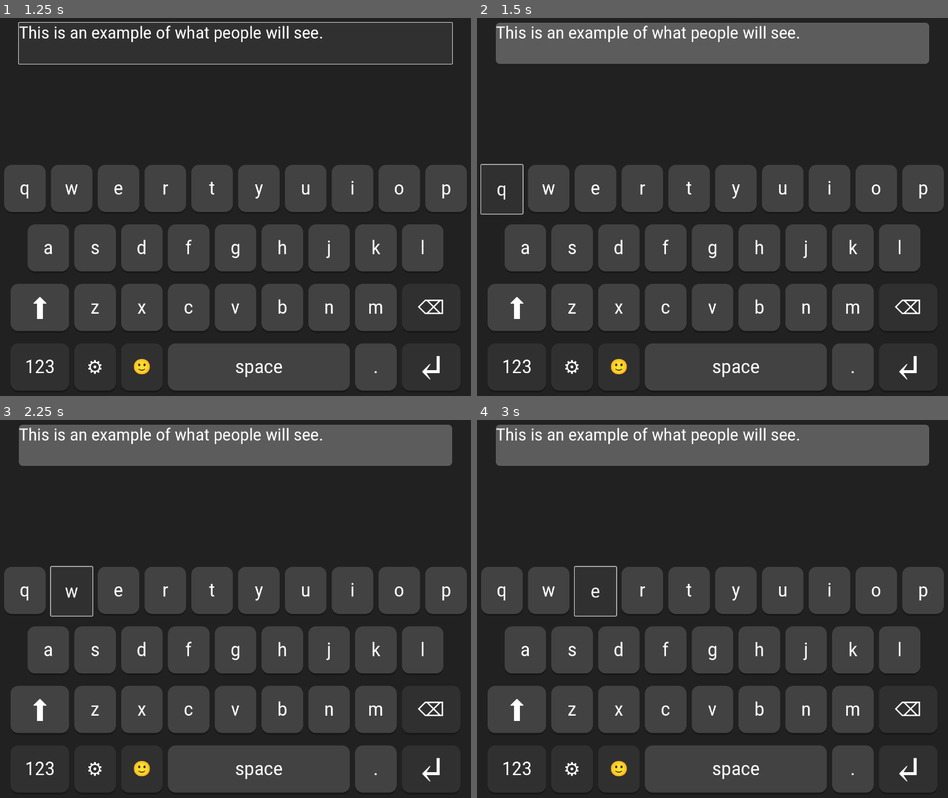
Above: before the commit, frames 1-4 (two rows, left to right).
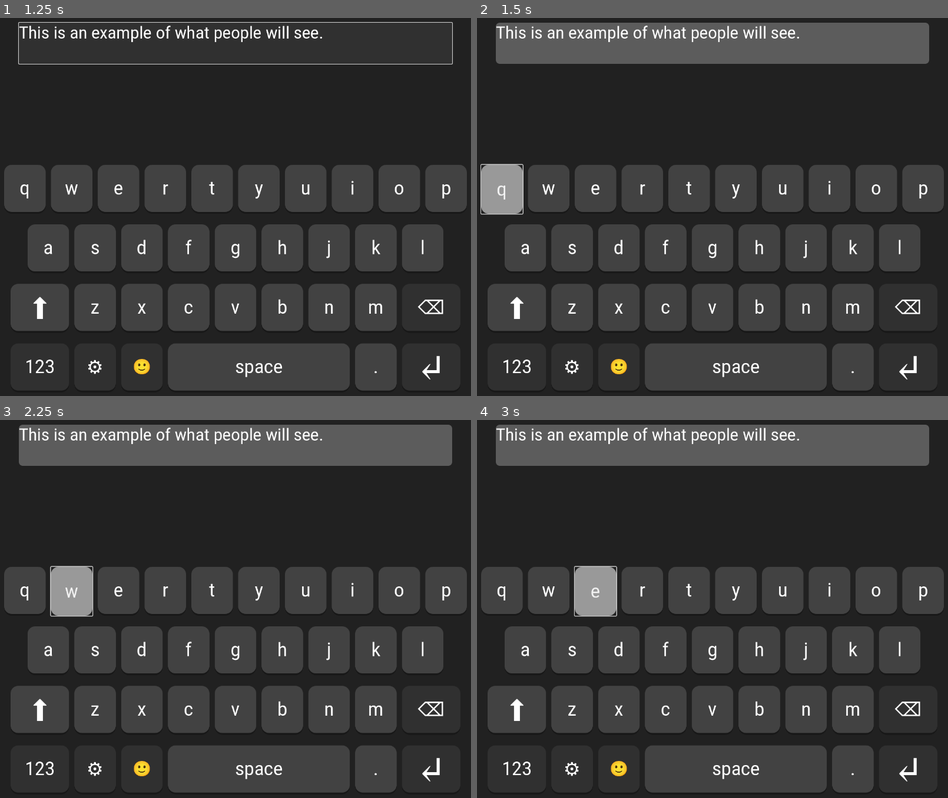
Above: after the commit, the same moments.

Repository: thugs-4-less/Godot-Keyboard
Game: Godot game, scene res://keyboard.tscn
Same seed, same stepped clock (60 frames per second), same inputs: the game is played once before the commit and once after it.
Inputs (mouse positions are in pixels of both pictures, inside the frame that each line leads up to):
- Up to frame 1 (1.25 s): click (235, 44) at 0.5 s
- Up to frame 2 (1.5 s): click "q" at 1.25 s
- Up to frame 3 (2.25 s): click "w" at 2 s
- Up to frame 4 (3 s): click "e" at 2.75 s

Frame 1 is identical in both runs. In frame 2, 1.1% of the frame differs, in the area x 0-10%, y 38-52%; in frame 3, 1.1%; in frame 4, 1.1%, in the area x 20-30%, y 38-52%.

Commit message:
Adjusted button texture changes

Diff:
--- a/keyboard.tscn
+++ b/keyboard.tscn
@@ -8,6 +8,14 @@
 corner_radius_top_right = 10
 corner_radius_bottom_right = 10
 corner_radius_bottom_left = 10
+
+[sub_resource type="StyleBoxFlat" id="StyleBoxFlat_dutb4"]
+corner_radius_top_left = 20
+corner_radius_top_right = 20
+corner_radius_bottom_right = 20
+corner_radius_bottom_left = 20
+
+[sub_resource type="StyleBoxEmpty" id="StyleBoxEmpty_yo7bg"]
 
 [sub_resource type="StyleBoxFlat" id="StyleBoxFlat_6veuu"]
 bg_color = Color(0.258824, 0.258824, 0.258824, 1)
@@ -121,6 +129,8 @@
 theme_override_colors/font_color = Color(1, 1, 1, 1)
 theme_override_fonts/font = ExtResource("1_yo7bg")
 theme_override_font_sizes/font_size = 50
+theme_override_styles/hover = SubResource("StyleBoxFlat_dutb4")
+theme_override_styles/pressed = SubResource("StyleBoxEmpty_yo7bg")
 theme_override_styles/normal = SubResource("StyleBoxFlat_6veuu")
 text = "q"
 
@@ -130,6 +140,8 @@
 theme_override_colors/font_color = Color(1, 1, 1, 1)
 theme_override_fonts/font = ExtResource("1_yo7bg")
 theme_override_font_sizes/font_size = 50
+theme_override_styles/hover = SubResource("StyleBoxFlat_dutb4")
+theme_override_styles/pressed = SubResource("StyleBoxEmpty_yo7bg")
 theme_override_styles/normal = SubResource("StyleBoxFlat_6veuu")
 text = "w"
 
@@ -139,6 +151,8 @@
 theme_override_colors/font_color = Color(1, 1, 1, 1)
 theme_override_fonts/font = ExtResource("1_yo7bg")
 theme_override_font_sizes/font_size = 50
+theme_override_styles/hover = SubResource("StyleBoxFlat_dutb4")
+theme_override_styles/pressed = SubResource("StyleBoxEmpty_yo7bg")
 theme_override_styles/normal = SubResource("StyleBoxFlat_6veuu")
 text = "e"
 
@@ -148,6 +162,8 @@
 theme_override_colors/font_color = Color(1, 1, 1, 1)
 theme_override_fonts/font = ExtResource("1_yo7bg")
 theme_override_font_sizes/font_size = 50
+theme_override_styles/hover = SubResource("StyleBoxFlat_dutb4")
+theme_override_styles/pressed = SubResource("StyleBoxEmpty_yo7bg")
 theme_override_styles/normal = SubResource("StyleBoxFlat_6veuu")
 text = "r"
 
@@ -157,6 +173,8 @@
 theme_override_colors/font_color = Color(1, 1, 1, 1)
 theme_override_fonts/font = ExtResource("1_yo7bg")
 theme_override_font_sizes/font_size = 50
+theme_override_styles/hover = SubResource("StyleBoxFlat_dutb4")
+theme_override_styles/pressed = SubResource("StyleBoxEmpty_yo7bg")
 theme_override_styles/normal = SubResource("StyleBoxFlat_6veuu")
 text = "t"
 
@@ -166,6 +184,8 @@
 theme_override_colors/font_color = Color(1, 1, 1, 1)
 theme_override_fonts/font = ExtResource("1_yo7bg")
 theme_override_font_sizes/font_size = 50
+theme_override_styles/hover = SubResource("StyleBoxFlat_dutb4")
+theme_override_styles/pressed = SubResource("StyleBoxEmpty_yo7bg")
 theme_override_styles/normal = SubResource("StyleBoxFlat_6veuu")
 text = "y"
 
@@ -175,6 +195,8 @@
 theme_override_colors/font_color = Color(1, 1, 1, 1)
 theme_override_fonts/font = ExtResource("1_yo7bg")
 theme_override_font_sizes/font_size = 50
+theme_override_styles/hover = SubResource("StyleBoxFlat_dutb4")
+theme_override_styles/pressed = SubResource("StyleBoxEmpty_yo7bg")
 theme_override_styles/normal = SubResource("StyleBoxFlat_6veuu")
 text = "u"
 
@@ -184,6 +206,8 @@
 theme_override_colors/font_color = Color(1, 1, 1, 1)
 theme_override_fonts/font = ExtResource("1_yo7bg")
 theme_override_font_sizes/font_size = 50
+theme_override_styles/hover = SubResource("StyleBoxFlat_dutb4")
+theme_override_styles/pressed = SubResource("StyleBoxEmpty_yo7bg")
 theme_override_styles/normal = SubResource("StyleBoxFlat_6veuu")
 text = "i"
 
@@ -193,6 +217,8 @@
 theme_override_colors/font_color = Color(1, 1, 1, 1)
 theme_override_fonts/font = ExtResource("1_yo7bg")
 theme_override_font_sizes/font_size = 50
+theme_override_styles/hover = SubResource("StyleBoxFlat_dutb4")
+theme_override_styles/pressed = SubResource("StyleBoxEmpty_yo7bg")
 theme_override_styles/normal = SubResource("StyleBoxFlat_6veuu")
 text = "o"
 
@@ -202,6 +228,8 @@
 theme_override_colors/font_color = Color(1, 1, 1, 1)
 theme_override_fonts/font = ExtResource("1_yo7bg")
 theme_override_font_sizes/font_size = 50
+theme_override_styles/hover = SubResource("StyleBoxFlat_dutb4")
+theme_override_styles/pressed = SubResource("StyleBoxEmpty_yo7bg")
 theme_override_styles/normal = SubResource("StyleBoxFlat_6veuu")
 text = "p"
 
@@ -216,6 +244,8 @@
 theme_override_colors/font_color = Color(1, 1, 1, 1)
 theme_override_fonts/font = ExtResource("1_yo7bg")
 theme_override_font_sizes/font_size = 50
+theme_override_styles/hover = SubResource("StyleBoxFlat_dutb4")
+theme_override_styles/pressed = SubResource("StyleBoxEmpty_yo7bg")
 theme_override_styles/normal = SubResource("StyleBoxFlat_6veuu")
 text = "a"
 
@@ -225,6 +255,8 @@
 theme_override_colors/font_color = Color(1, 1, 1, 1)
 theme_override_fonts/font = ExtResource("1_yo7bg")
 theme_override_font_sizes/font_size = 50
+theme_override_styles/hover = SubResource("StyleBoxFlat_dutb4")
+theme_override_styles/pressed = SubResource("StyleBoxEmpty_yo7bg")
 theme_override_styles/normal = SubResource("StyleBoxFlat_6veuu")
 text = "s"
 
@@ -234,6 +266,8 @@
 theme_override_colors/font_color = Color(1, 1, 1, 1)
 theme_override_fonts/font = ExtResource("1_yo7bg")
 theme_override_font_sizes/font_size = 50
+theme_override_styles/hover = SubResource("StyleBoxFlat_dutb4")
+theme_override_styles/pressed = SubResource("StyleBoxEmpty_yo7bg")
 theme_override_styles/normal = SubResource("StyleBoxFlat_6veuu")
 text = "d"
 
@@ -243,6 +277,8 @@
 theme_override_colors/font_color = Color(1, 1, 1, 1)
 theme_override_fonts/font = ExtResource("1_yo7bg")
 theme_override_font_sizes/font_size = 50
+theme_override_styles/hover = SubResource("StyleBoxFlat_dutb4")
+theme_override_styles/pressed = SubResource("StyleBoxEmpty_yo7bg")
 theme_override_styles/normal = SubResource("StyleBoxFlat_6veuu")
 text = "f"
 
@@ -252,6 +288,8 @@
 theme_override_colors/font_color = Color(1, 1, 1, 1)
 theme_override_fonts/font = ExtResource("1_yo7bg")
 theme_override_font_sizes/font_size = 50
+theme_override_styles/hover = SubResource("StyleBoxFlat_dutb4")
+theme_override_styles/pressed = SubResource("StyleBoxEmpty_yo7bg")
 theme_override_styles/normal = SubResource("StyleBoxFlat_6veuu")
 text = "g"
 
@@ -261,6 +299,8 @@
 theme_override_colors/font_color = Color(1, 1, 1, 1)
 theme_override_fonts/font = ExtResource("1_yo7bg")
 theme_override_font_sizes/font_size = 50
+theme_override_styles/hover = SubResource("StyleBoxFlat_dutb4")
+theme_override_styles/pressed = SubResource("StyleBoxEmpty_yo7bg")
 theme_override_styles/normal = SubResource("StyleBoxFlat_6veuu")
 text = "h"
 
@@ -270,6 +310,8 @@
 theme_override_colors/font_color = Color(1, 1, 1, 1)
 theme_override_fonts/font = ExtResource("1_yo7bg")
 theme_override_font_sizes/font_size = 50
+theme_override_styles/hover = SubResource("StyleBoxFlat_dutb4")
+theme_override_styles/pressed = SubResource("StyleBoxEmpty_yo7bg")
 theme_override_styles/normal = SubResource("StyleBoxFlat_6veuu")
 text = "j"
 
@@ -279,6 +321,8 @@
 theme_override_colors/font_color = Color(1, 1, 1, 1)
 theme_override_fonts/font = ExtResource("1_yo7bg")
 theme_override_font_sizes/font_size = 50
+theme_override_styles/hover = SubResource("StyleBoxFlat_dutb4")
+theme_override_styles/pressed = SubResource("StyleBoxEmpty_yo7bg")
 theme_override_styles/normal = SubResource("StyleBoxFlat_6veuu")
 text = "k"
 
@@ -288,6 +332,8 @@
 theme_override_colors/font_color = Color(1, 1, 1, 1)
 theme_override_fonts/font = ExtResource("1_yo7bg")
 theme_override_font_sizes/font_size = 50
+theme_override_styles/hover = SubResource("StyleBoxFlat_dutb4")
+theme_override_styles/pressed = SubResource("StyleBoxEmpty_yo7bg")
 theme_override_styles/normal = SubResource("StyleBoxFlat_6veuu")
 text = "l"
 
@@ -302,6 +348,8 @@
 theme_override_colors/font_color = Color(1, 1, 1, 1)
 theme_override_fonts/font = ExtResource("1_yo7bg")
 theme_override_font_sizes/font_size = 70
+theme_override_styles/hover = SubResource("StyleBoxFlat_dutb4")
+theme_override_styles/pressed = SubResource("StyleBoxEmpty_yo7bg")
 theme_override_styles/normal = SubResource("StyleBoxFlat_6veuu")
 text = "⬆"
 
@@ -311,6 +359,8 @@
 theme_override_colors/font_color = Color(1, 1, 1, 1)
 theme_override_fonts/font = ExtResource("1_yo7bg")
 theme_override_font_sizes/font_size = 50
+theme_override_styles/hover = SubResource("StyleBoxFlat_dutb4")
+theme_override_styles/pressed = SubResource("StyleBoxEmpty_yo7bg")
 theme_override_styles/normal = SubResource("StyleBoxFlat_6veuu")
 text = "z"
 
@@ -320,6 +370,8 @@
 theme_override_colors/font_color = Color(1, 1, 1, 1)
 theme_override_fonts/font = ExtResource("1_yo7bg")
 theme_override_font_sizes/font_size = 50
+theme_override_styles/hover = SubResource("StyleBoxFlat_dutb4")
+theme_override_styles/pressed = SubResource("StyleBoxEmpty_yo7bg")
 theme_override_styles/normal = SubResource("StyleBoxFlat_6veuu")
 text = "x"
 
@@ -329,6 +381,8 @@
 theme_override_colors/font_color = Color(1, 1, 1, 1)
 theme_override_fonts/font = ExtResource("1_yo7bg")
 theme_override_font_sizes/font_size = 50
+theme_override_styles/hover = SubResource("StyleBoxFlat_dutb4")
+theme_override_styles/pressed = SubResource("StyleBoxEmpty_yo7bg")
 theme_override_styles/normal = SubResource("StyleBoxFlat_6veuu")
 text = "c"
 
@@ -338,6 +392,8 @@
 theme_override_colors/font_color = Color(1, 1, 1, 1)
 theme_override_fonts/font = ExtResource("1_yo7bg")
 theme_override_font_sizes/font_size = 50
+theme_override_styles/hover = SubResource("StyleBoxFlat_dutb4")
+theme_override_styles/pressed = SubResource("StyleBoxEmpty_yo7bg")
 theme_override_styles/normal = SubResource("StyleBoxFlat_6veuu")
 text = "v"
 
@@ -347,6 +403,8 @@
 theme_override_colors/font_color = Color(1, 1, 1, 1)
 theme_override_fonts/font = ExtResource("1_yo7bg")
 theme_override_font_sizes/font_size = 50
+theme_override_styles/hover = SubResource("StyleBoxFlat_dutb4")
+theme_override_styles/pressed = SubResource("StyleBoxEmpty_yo7bg")
 theme_override_styles/normal = SubResource("StyleBoxFlat_6veuu")
 text = "b"
 
@@ -356,6 +414,8 @@
 theme_override_colors/font_color = Color(1, 1, 1, 1)
 theme_override_fonts/font = ExtResource("1_yo7bg")
 theme_override_font_sizes/font_size = 50
+theme_override_styles/hover = SubResource("StyleBoxFlat_dutb4")
+theme_override_styles/pressed = SubResource("StyleBoxEmpty_yo7bg")
 theme_override_styles/normal = SubResource("StyleBoxFlat_6veuu")
 text = "n"
 
@@ -365,6 +425,8 @@
 theme_override_colors/font_color = Color(1, 1, 1, 1)
 theme_override_fonts/font = ExtResource("1_yo7bg")
 theme_override_font_sizes/font_size = 50
+theme_override_styles/hover = SubResource("StyleBoxFlat_dutb4")
+theme_override_styles/pressed = SubResource("StyleBoxEmpty_yo7bg")
 theme_override_styles/normal = SubResource("StyleBoxFlat_6veuu")
 text = "m"
 
@@ -374,6 +436,8 @@
 theme_override_colors/font_color = Color(1, 1, 1, 1)
 theme_override_fonts/font = ExtResource("1_yo7bg")
 theme_override_font_sizes/font_size = 50
+theme_override_styles/hover = SubResource("StyleBoxFlat_dutb4")
+theme_override_styles/pressed = SubResource("StyleBoxEmpty_yo7bg")
 theme_override_styles/normal = SubResource("StyleBoxFlat_rpc6l")
 text = "⌫"
 
@@ -388,6 +452,8 @@
 theme_override_colors/font_color = Color(1, 1, 1, 1)
 theme_override_fonts/font = ExtResource("1_yo7bg")
 theme_override_font_sizes/font_size = 50
+theme_override_styles/hover = SubResource("StyleBoxFlat_dutb4")
+theme_override_styles/pressed = SubResource("StyleBoxEmpty_yo7bg")
 theme_override_styles/normal = SubResource("StyleBoxFlat_rpc6l")
 text = "123"
 
@@ -397,6 +463,8 @@
 theme_override_colors/font_color = Color(1, 1, 1, 1)
 theme_override_fonts/font = ExtResource("1_yo7bg")
 theme_override_font_sizes/font_size = 50
+theme_override_styles/hover = SubResource("StyleBoxFlat_dutb4")
+theme_override_styles/pressed = SubResource("StyleBoxEmpty_yo7bg")
 theme_override_styles/normal = SubResource("StyleBoxFlat_rpc6l")
 text = "⚙️"
 
@@ -406,6 +474,8 @@
 theme_override_colors/font_color = Color(1, 1, 1, 1)
 theme_override_fonts/font = ExtResource("1_yo7bg")
 theme_override_font_sizes/font_size = 50
+theme_override_styles/hover = SubResource("StyleBoxFlat_dutb4")
+theme_override_styles/pressed = SubResource("StyleBoxEmpty_yo7bg")
 theme_override_styles/normal = SubResource("StyleBoxFlat_rpc6l")
 text = "🙂"
 
@@ -415,6 +485,8 @@
 theme_override_colors/font_color = Color(1, 1, 1, 1)
 theme_override_fonts/font = ExtResource("1_yo7bg")
 theme_override_font_sizes/font_size = 50
+theme_override_styles/hover = SubResource("StyleBoxFlat_dutb4")
+theme_override_styles/pressed = SubResource("StyleBoxEmpty_yo7bg")
 theme_override_styles/normal = SubResource("StyleBoxFlat_d8yjl")
 text = "space"
 
@@ -424,6 +496,8 @@
 theme_override_colors/font_color = Color(1, 1, 1, 1)
 theme_override_fonts/font = ExtResource("1_yo7bg")
 theme_override_font_sizes/font_size = 50
+theme_override_styles/hover = SubResource("StyleBoxFlat_dutb4")
+theme_override_styles/pressed = SubResource("StyleBoxEmpty_yo7bg")
 theme_override_styles/normal = SubResource("StyleBoxFlat_6veuu")
 text = "."
 
@@ -434,5 +508,7 @@
 theme_override_colors/font_color = Color(1, 1, 1, 1)
 theme_override_fonts/font = ExtResource("1_yo7bg")
 theme_override_font_sizes/font_size = 100
+theme_override_styles/hover = SubResource("StyleBoxFlat_dutb4")
+theme_override_styles/pressed = SubResource("StyleBoxEmpty_yo7bg")
 theme_override_styles/normal = SubResource("StyleBoxFlat_rpc6l")
 text = "↵"
Not shown: 1 places in keyboard.tscn that only renumber resources
